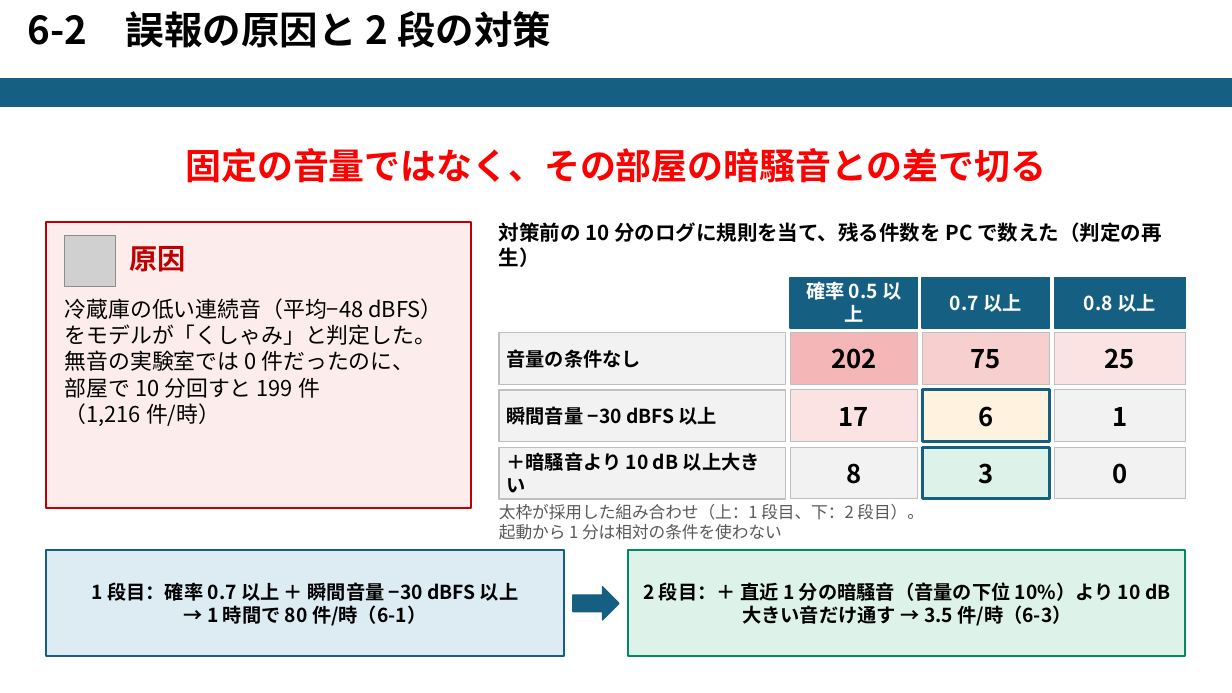
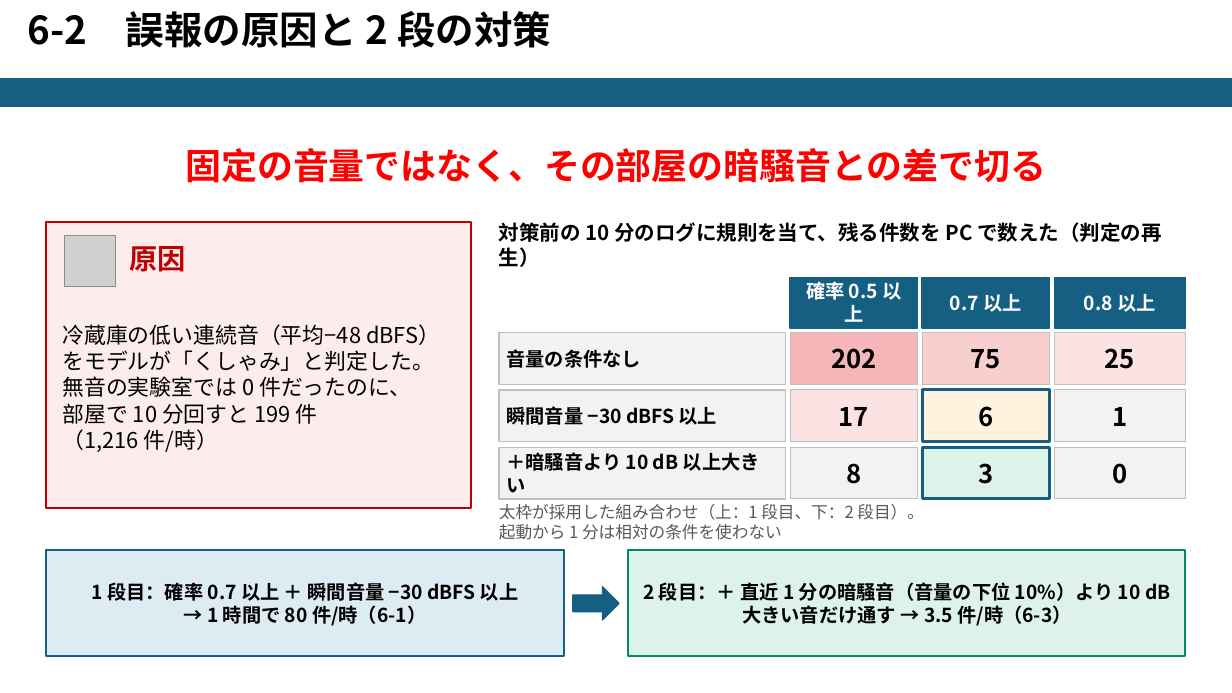
Before and after one commit to dainosuke7/mtk3-acoustic-event-detection, a slide deck: slide 23 of docs/紹介資料_音響イベント検出基盤.pptx. Drawn at 1232x693 pixels with LibreOffice and Linux fonts; fonts in the diff are those of the drawing; grey boxes stand for pictures. Boxes give left, top, right and bottom in pixels: in the first picture for what was removed or moved away, otherwise in the second. Text is boxed around its words. In the diff, an @@ line names an element or a change of style, - is before the commit and + after.

```diff
--- a/docs/紹介資料_音響イベント検出基盤.pptx
+++ b/docs/紹介資料_音響イベント検出基盤.pptx
@@ text "冷蔵庫の低い連続音（平均−48 dBFS）をモデルが「くしゃみ」と判定した。": place and size @@
-text "冷蔵庫の低い連続音（平均−48 dBFS）をモデルが「くしゃみ」と判定した。" at bbox=[65, 298, 442, 426]
+text "冷蔵庫の低い連続音（平均−48 dBFS）をモデルが「くしゃみ」と判定した。" at bbox=[62, 324, 440, 452]
```
Also in this commit, not shown: 3 other slides changed.
